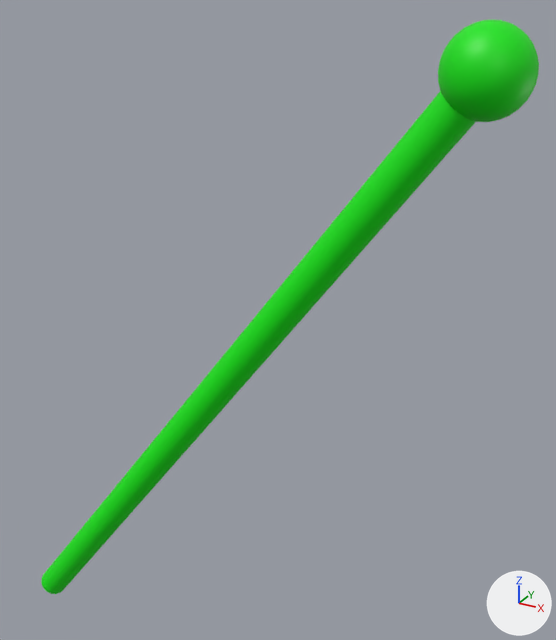
An edit to the glTF model models/front_level/model.glb, drawn before and after from the same camera.
One viewpoint serves both versions: a 50 mm lens placed at (-0.58, -3.16, 3.17), pointed at (-1.6, -1.3, 2.24). Lighting does not change. The marker at lower right points along +X, +Y and +Z. Where no turn or scale is listed for an object, it has been applied to the vertices.

The first picture shows 'B', 'mesh'.
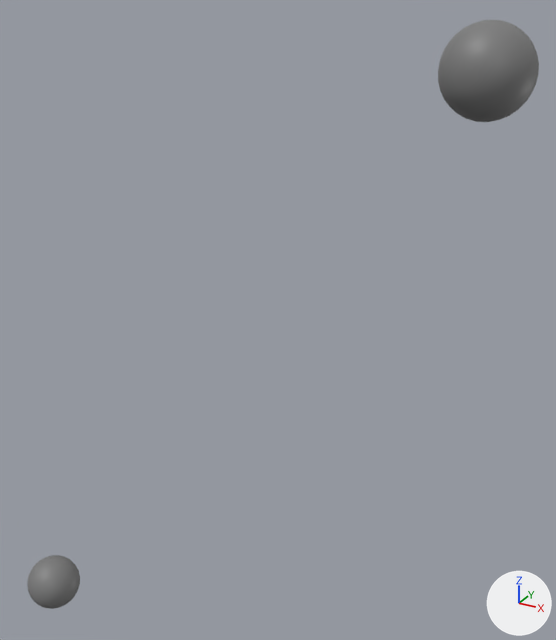
What differs and where, as boxes (x1, y1, x2, y2) in the pictures (556 x 640 px):
```json
{"object": "mesh", "change": "deleted", "before": [41, 91, 476, 594], "on screen": "green"}
{"object": "B", "change": "recoloured", "before": [438, 20, 539, 122], "after": [438, 20, 539, 122], "on screen": "green to grey"}
{"object": "A", "change": "added", "after": [27, 555, 80, 609]}
```

Scene script edits in JSON lines:
```json
{"op": "set", "path": "mat_ab.base_color", "old": "(0.0, 0.8, 0.0)", "new": "(0.2, 0.2, 0.2)", "note": "green #00e700 -> grey #7c7c7c"}
{"op": "remove", "block": "ob_mesh", "code": ["ob_mesh = bpy.data.objects.new('mesh', me_nurbspath)", "ob_mesh.location = (-2.0, -1.0, 3.0)"]}
{"op": "add", "block": "ob_a", "code": ["ob_a = bpy.data.objects.new('A', me_sphere_001.copy())  # the mesh of ob_b", "ob_a.location = (-2.5, -1.5, 1.0)"]}
```
